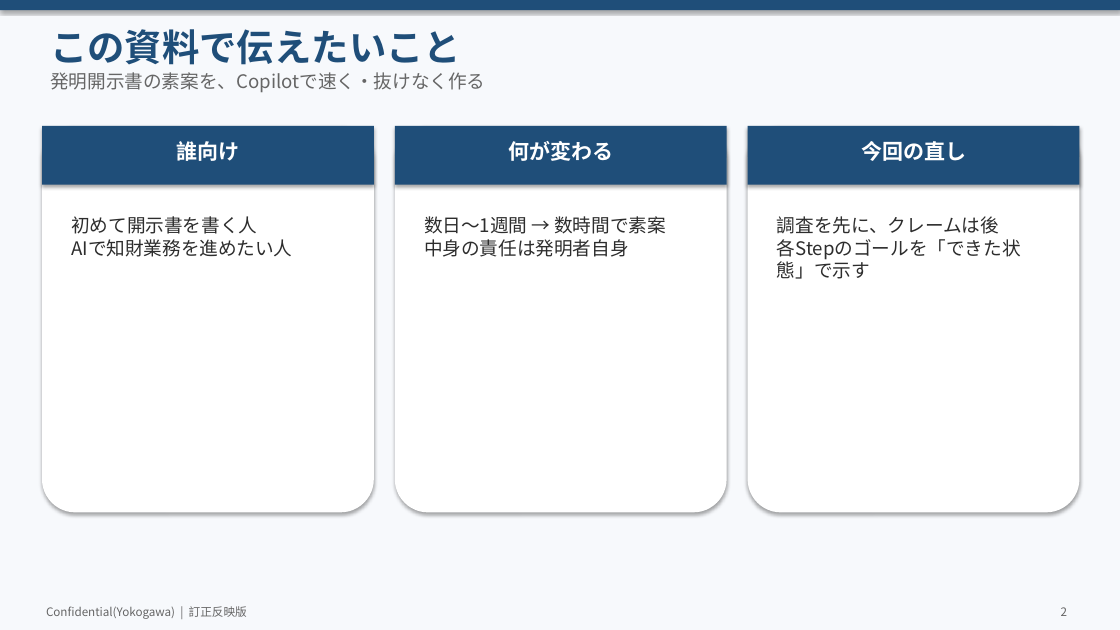
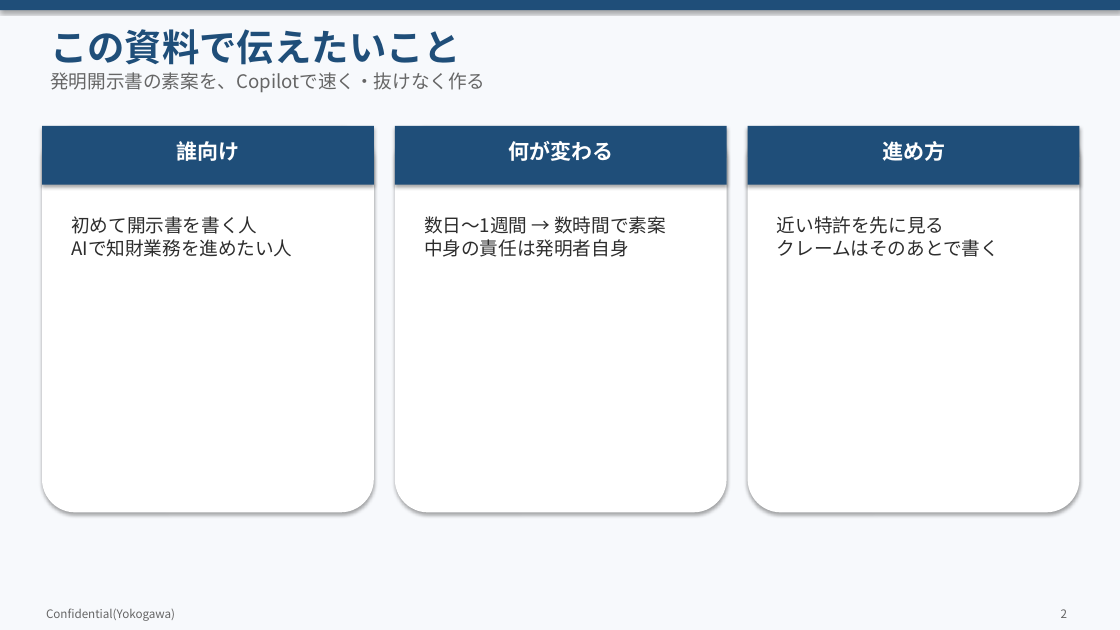
Before and after one commit to zhexingwang/ppt, a slide deck: slide 2 of decks/05_Copilot発明開示書/Copilot発明開示書_訂正反映.pptx. Drawn at 1120x630 pixels with LibreOffice and Linux fonts; fonts in the diff are those of the drawing. Boxes give left, top, right and bottom in pixels: in the first picture for what was removed or moved away, otherwise in the second. Text is boxed around its words. In the diff, an @@ line names an element or a change of style, - is before the commit and + after.

```diff
--- a/decks/05_Copilot発明開示書/Copilot発明開示書_訂正反映.pptx
+++ b/decks/05_Copilot発明開示書/Copilot発明開示書_訂正反映.pptx
@@ text at (x1=882, y1=141, x2=945, y2=161): text changed @@
-今回の直し
+進め方
@@ text at (x1=777, y1=216, x2=999, y2=257): text changed @@
-調査を先に、クレームは後
-各Stepのゴールを「できた状態」で示す
+近い特許を先に見る
+クレームはそのあとで書く
@@ text at (x1=46, y1=608, x2=175, y2=621): text changed @@
-Confidential(Yokogawa) | 訂正反映版
+Confidential(Yokogawa)
```
Also in this commit, not shown: 12 other slides changed, 15 other files.
